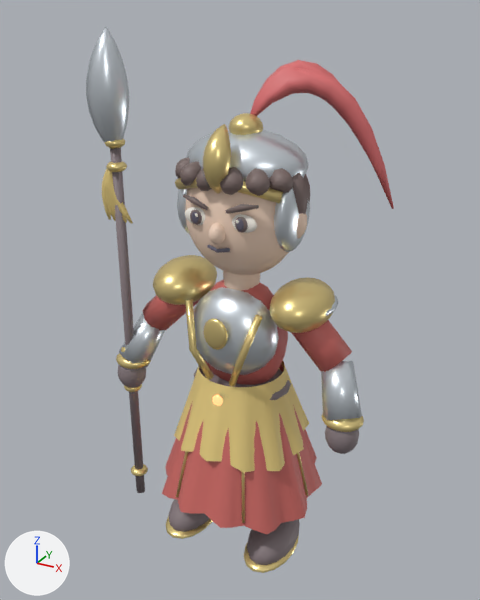
A saved change to the glTF model samkok/web/models/10-e1.glb.
The view is the same before and after, from a camera (50 mm lens) standing at (1.9, -3.47, 3.61) and looking at (-0.03, 0.04, 1.86). Lighting does not change. The marker at lower left points along +X, +Y and +Z. The picture after the commit comes second.

Names of what the first picture shows: '10_T1_Flame Sentinel_Mesh'.
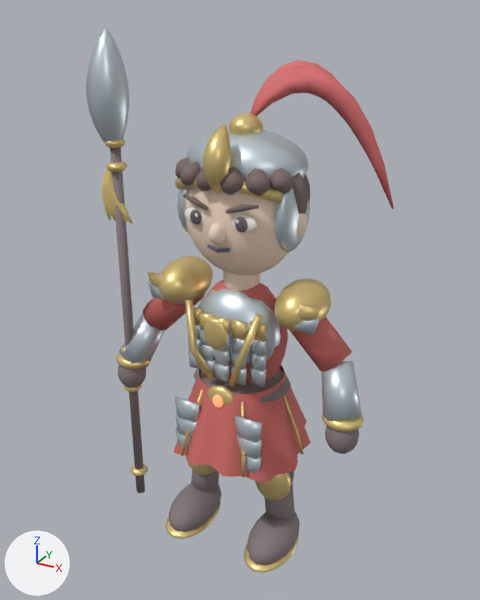
Changed parts and their boxes [x1, y1, x2, y2] in the pictures (480 x 600 px; the box of a moved part takes in the faces that stretch with it):
'10_T1_Flame Sentinel_Mesh', surface changed, reshaped: [86, 27, 394, 573] in both
part 1 of me_10_t1_flame_sentinel_mesh, moved or reshaped: before [194, 287, 279, 375]; after [197, 288, 281, 363]
part 2 of me_10_t1_flame_sentinel_mesh, deleted (mostly hidden): before [326, 295, 338, 316]
part 3 of me_10_t1_flame_sentinel_mesh, moved or reshaped: before [153, 255, 335, 534]; after [147, 256, 331, 484]

The change, as a list of edits to the scene's bpy script:
```text
Change mat_steel:
    mat_steel.roughness: 0.32 -> 0.4
Change mat_horsehair_crest:
    mat_horsehair_crest.roughness: 0.55 -> 0.72
Change me_10_t1_flame_sentinel_mesh:
    used by ob_10_t1_flame_sentinel_mesh; location = (0.0, 0.0, 0.0)
    remove me_10_t1_flame_sentinel_mesh.from_pydata(...)  # 10176 vertices, 18592 faces; spans x -0.96..0.92, y -0.57..0.57, z 0.02..3.51
    add me_10_t1_flame_sentinel_mesh.from_pydata(...)  # 9854 vertices, 17988 faces; spans x -0.96..0.92, y -0.48..0.49, z 0.02..3.51
    me_10_t1_flame_sentinel_mesh part 1: the loose piece of 176 vertices spanning x -0.31..0.31, y -0.32..0.12, z 1.4..2.0 is scaled about its middle by (1, 0.909, 1), then moved by (0.0, 0.04, 0.0)
    me_10_t1_flame_sentinel_mesh part 2: the loose piece of 176 vertices spanning x 0.29..0.63, y -0.2..0.26, z 1.88..1.99 is deleted
    me_10_t1_flame_sentinel_mesh part 3: 552 vertices moved from x -0.62..0.62, y -0.57..0.57, z 0.44..2.08 to x -0.59..0.59, y -0.48..0.48, z 0.77..2.08; 240 vertices removed from x -0.48..0.48, y -0.48..0.48, z 0.83..1.4; 270 vertices added at x -0.61..0.61, y -0.38..-0.16, z 0.81..2.02
    other edits to the shape of me_10_t1_flame_sentinel_mesh do not show in these pictures
```
